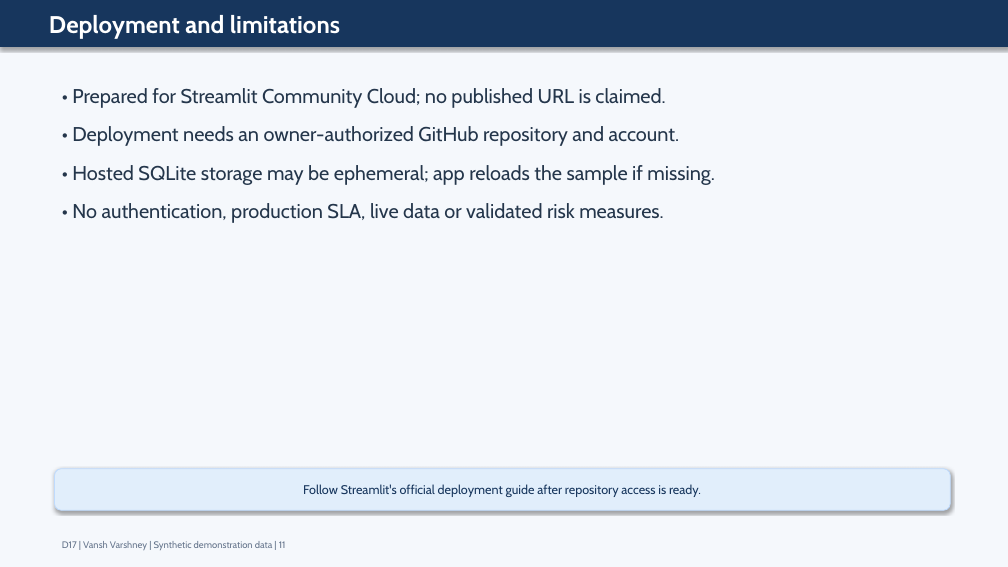
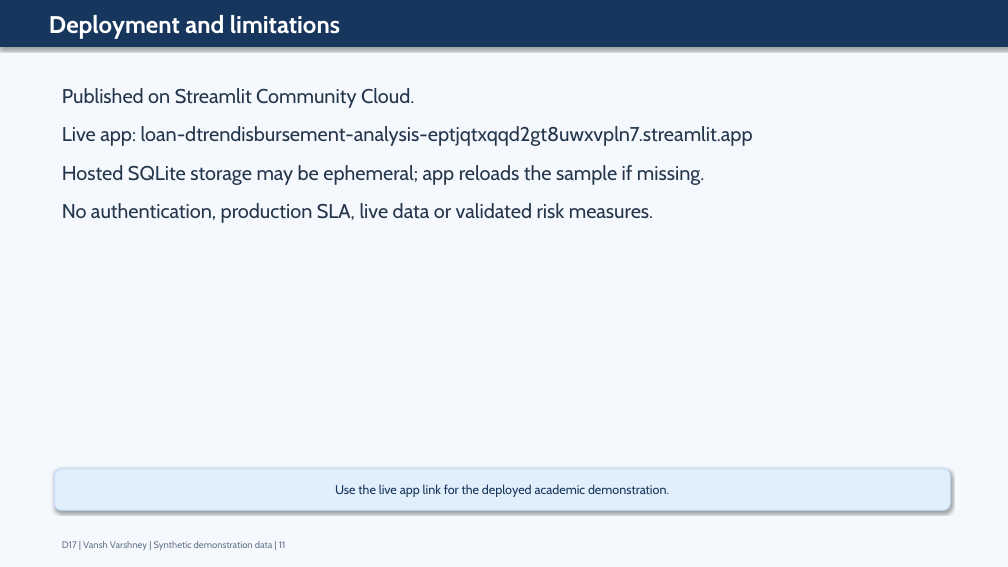
Before and after one commit to vanshvarshney59-alt/Loan-dtrendisbursement-Analysis, a slide deck: slide 11 of deliverables/18_ABES_Slide_Deck.pptx. Drawn at 1008x567 pixels with LibreOffice and Linux fonts; fonts in the diff are those of the drawing. Boxes give left, top, right and bottom in pixels: in the first picture for what was removed or moved away, otherwise in the second. Text is boxed around its words. In the diff, an @@ line names an element or a change of style, - is before the commit and + after.

Commit message:
Add submission PDFs and synthetic data package

```diff
--- a/deliverables/18_ABES_Slide_Deck.pptx
+++ b/deliverables/18_ABES_Slide_Deck.pptx
@@ text at box(62, 88, 753, 223): text changed @@
-• Prepared for Streamlit Community Cloud; no published URL is claimed.
-• Deployment needs an owner-authorized GitHub repository and account.
-• Hosted SQLite storage may be ephemeral; app reloads the sample if missing.
-• No authentication, production SLA, live data or validated risk measures.
+Published on Streamlit Community Cloud.
+Live app: loan-dtrendisbursement-analysis-eptjqtxqqd2gt8uwxvpln7.streamlit.app
+Hosted SQLite storage may be ephemeral; app reloads the sample if missing.
+No authentication, production SLA, live data or validated risk measures.
@@ text in rounded rectangle at box(335, 484, 669, 497): text changed @@
-Follow Streamlit's official deployment guide after repository access is ready.
+Use the live app link for the deployed academic demonstration.
```
Also in this commit, not shown: 11 other slides changed, 33 other files.
